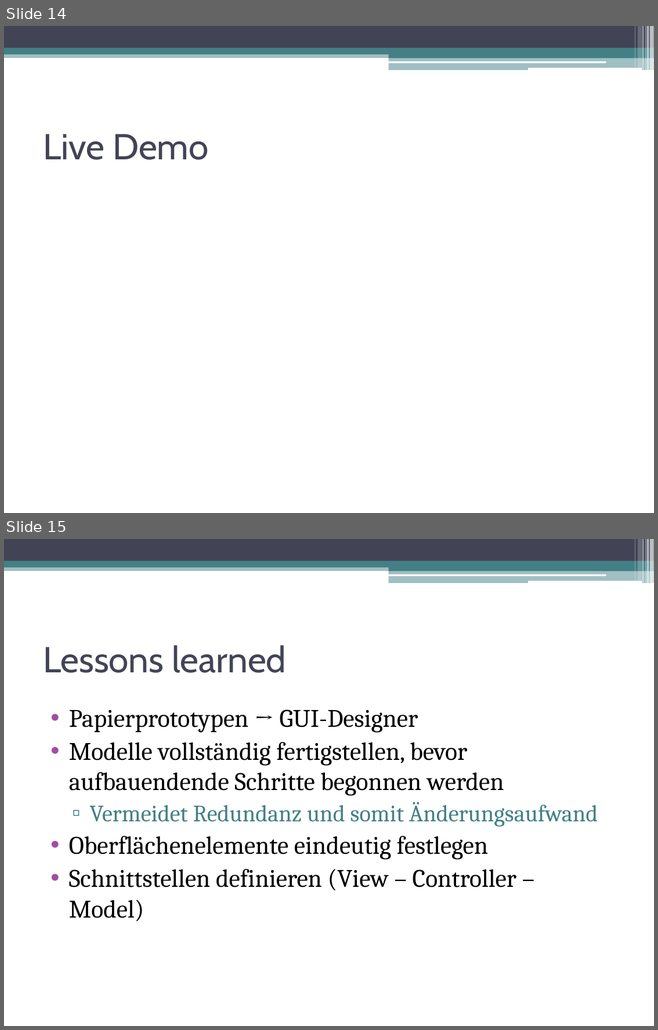
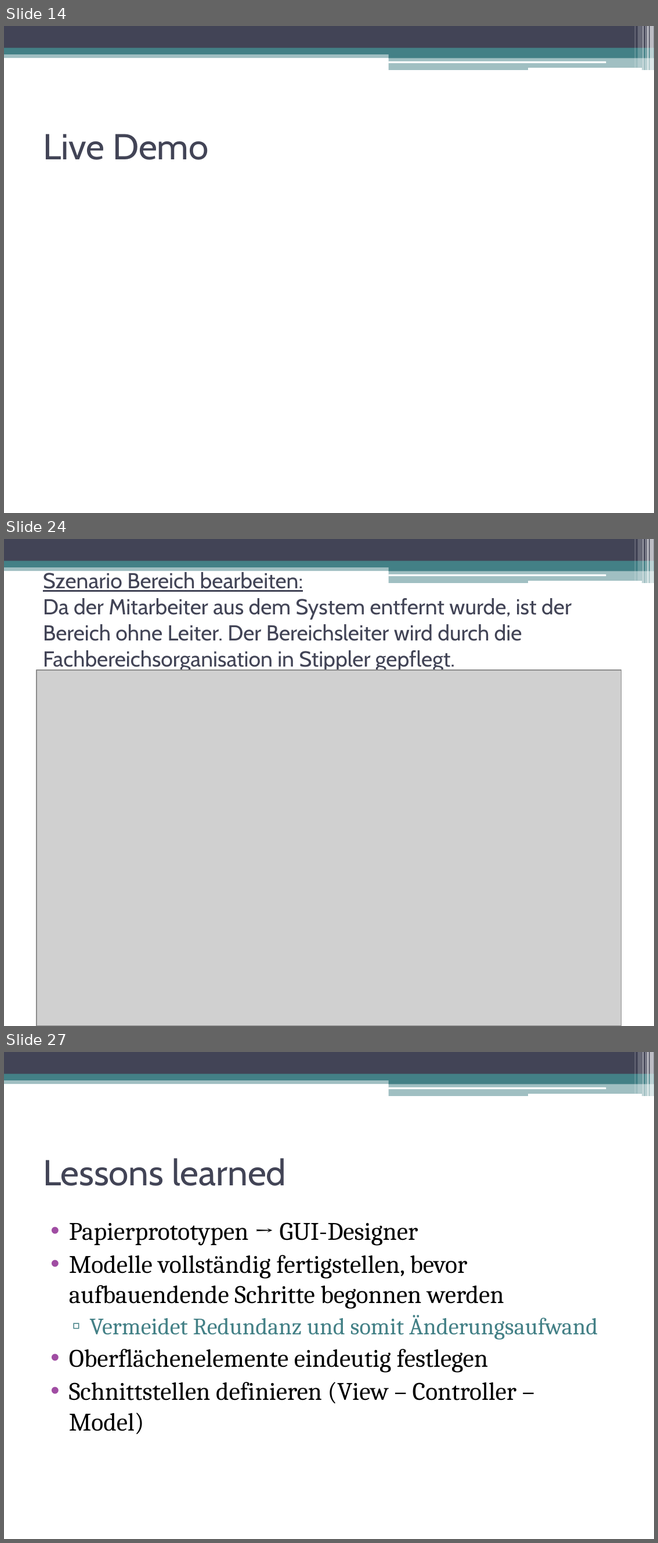
Before and after one commit to DanJoeHa/Fallstudie, a slide deck: Projektmanagement/Abschlusspräsentation.pptx. Shown one above the other, each under a label of ours: slides 14 and 15 before the commit, slides 14, 24 and 27 after it; the slides between them are not shown. The pictures are 658x1030 and 658x1543 pixels, drawn with LibreOffice and Linux fonts; fonts in the diff are those of the drawing; grey boxes stand for pictures. Boxes give left, top, right and bottom in pixels: in the first picture for what was removed or moved away, otherwise in the second. Text is boxed around its words. In the diff, an @@ line names an element or a change of style, - is before the commit and + after.

```diff
--- a/Projektmanagement/Abschlusspräsentation.pptx
+++ b/Projektmanagement/Abschlusspräsentation.pptx
@@ slide 24 added at <box>4,539,654,1026</box>, background #FFFFFF; not listed: 13 template elements that a slide beside it also shows @@
@@ title added at <box>43,570,571,671</box>, 24 pt, text #424456 @@
+Szenario Bereich bearbeiten:
+Da der Mitarbeiter aus dem System entfernt wurde, ist der Bereich ohne Leiter. Der Bereichsleiter wird durch die Fachbereichsorganisation in Stippler gepflegt.
@@ picture added at <box>36,670,621,1026</box> @@
@@ what was slide 15 is now slide 27 @@
```
Also in this commit, not shown: 1 slide changed, 11 other slides added, 1 other file.
